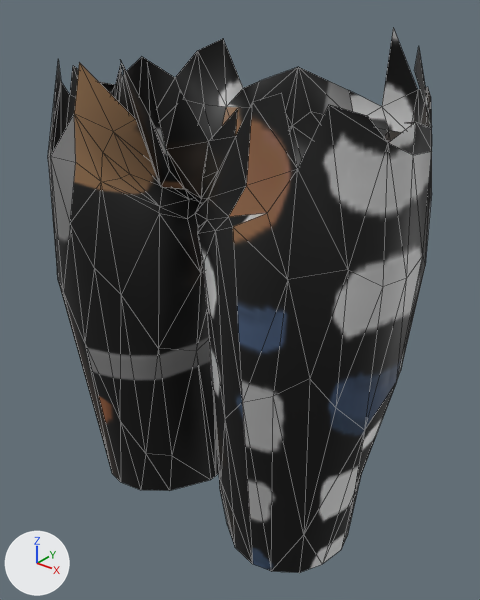
Renders of the FBX model art/cast/export/parts/f/bottom_shorts.fbx from each side of a commit.
Before and after are seen from a 50 mm lens placed at (0.33, -0.42, 1.04), pointed at (0.007, -0.016, 0.789). Every picture has the same lights, and +X, +Y and +Z are marked at lower left. The first picture is the older version. Mesh edges are drawn as thin lines. Objects named as collision shapes, trigger or cutter boxes, shadow casters or lower levels of detail are left out.

In view in the first picture: 'bottom_shorts_LOD0'.
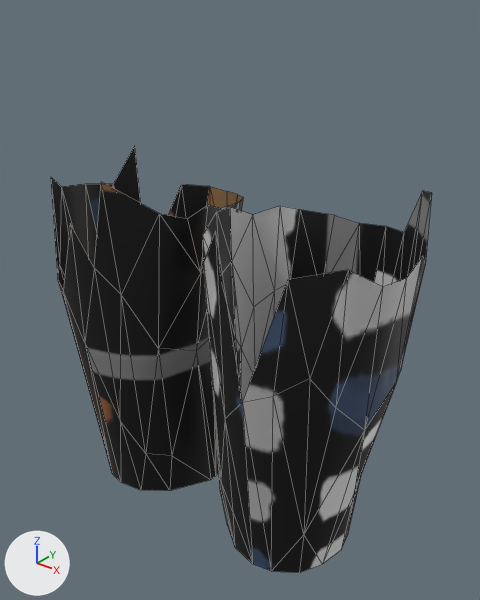
The change, as JSON lines over the scene's bpy script:
```json
{"block": "me_bottom_shorts_lod0", "where": "# used by ob_bottom_shorts_lod0; location = (0.0, 0.0, 0.0)"}
{"op": "remove", "block": "me_bottom_shorts_lod0", "code": "me_bottom_shorts_lod0.from_pydata(...)  # 242 vertices, 408 faces; spans x -0.169..0.168, y -0.115..0.082, z 0.591..1.006"}
{"op": "add", "block": "me_bottom_shorts_lod0", "code": "me_bottom_shorts_lod0.from_pydata(...)  # 139 vertices, 203 faces; spans x -0.169..0.168, y -0.115..0.052, z 0.591..0.902"}
{"block": "me_bottom_shorts_lod0", "change": "me_bottom_shorts_lod0 part 1"}
{"block": "me_bottom_shorts_lod0", "change": "103 vertices are removed from x -0.157..0.157, y -0.113..0.082, z 0.872..1.006"}
{"block": "me_bottom_shorts_lod0", "change": "205 faces are deleted"}
```

Where the change shows, as pixel boxes (x1, y1, x2, y2) in the pictures (480 x 600 px):
```json
{"object": "bottom_shorts_LOD0", "change": "reshaped", "before": [48, 28, 432, 573], "after": [51, 146, 432, 573], "on screen": "22% shorter"}
{"part": 1, "of": "me_bottom_shorts_lod0", "change": "deleted", "before": [48, 28, 432, 402]}
```
